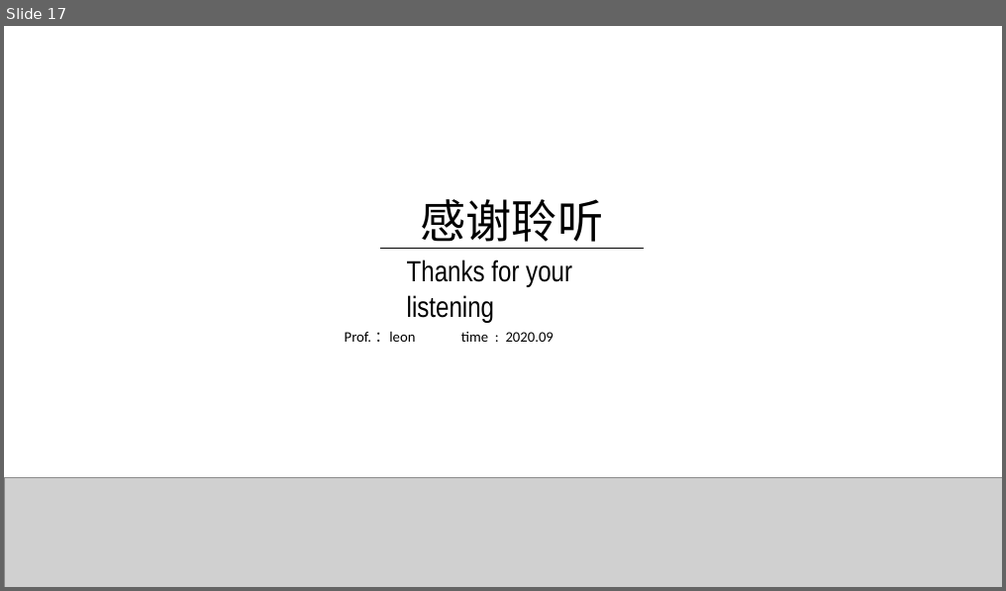
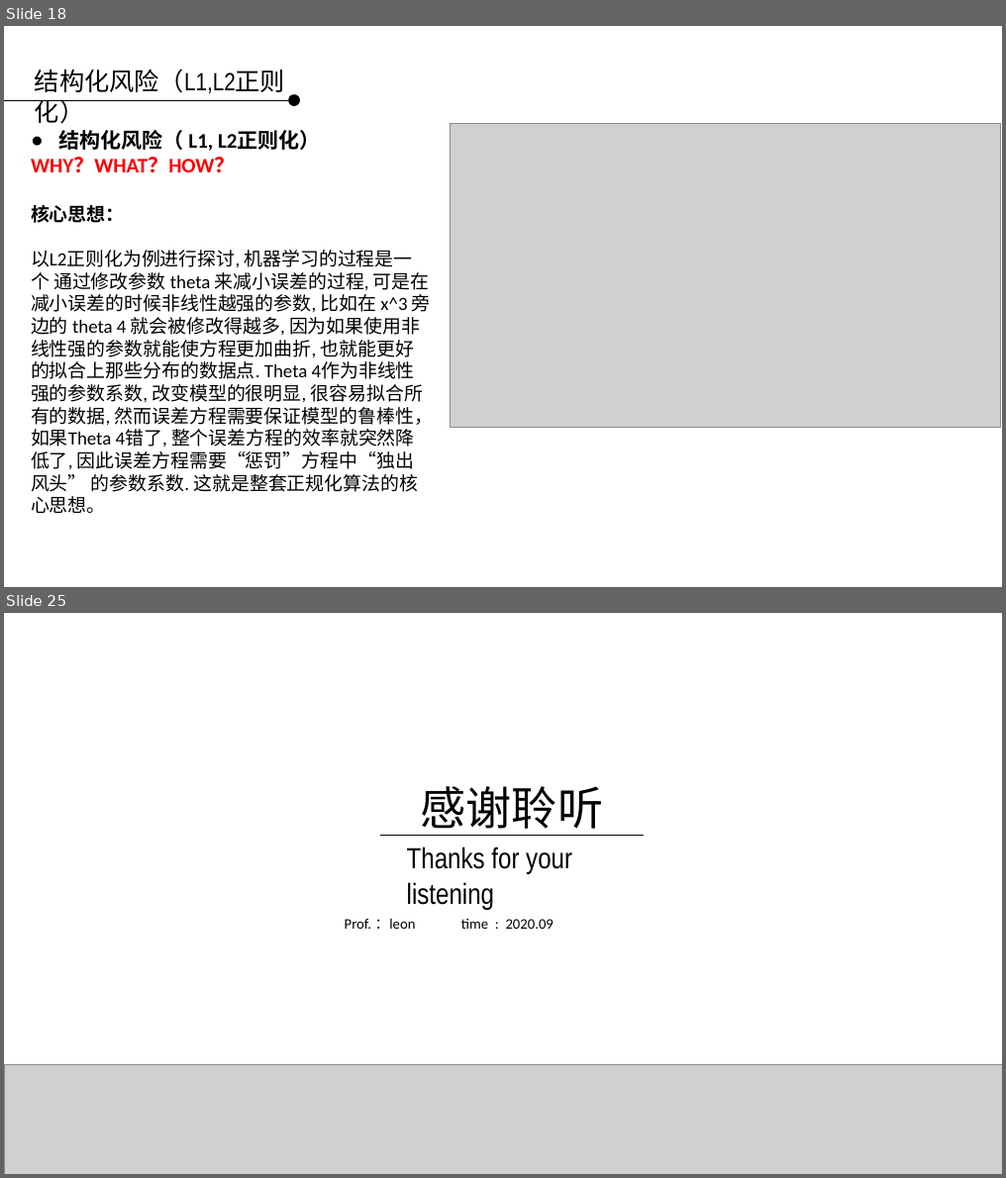
Before and after one commit to applepip/Big_Data, a slide deck: 产品大数据分析与建模/大数据分析与建模 - 函数与概念 第二-2讲 - 补充.pptx. Shown one above the other, each under a label of ours: slide 17 before the commit, slides 18 and 25 after it; the slides between them are not shown. The pictures are 1006x591 and 1006x1178 pixels, drawn with LibreOffice and Linux fonts; fonts in the diff are those of the drawing; grey boxes stand for pictures; background and template pictures are left out. Boxes give left, top, right and bottom in pixels: in the first picture for what was removed or moved away, otherwise in the second. Text is boxed around its words. In the diff, an @@ line names an element or a change of style, - is before the commit and + after.

```diff
--- a/产品大数据分析与建模/大数据分析与建模 - 函数与概念 第二-2讲 - 补充.pptx
+++ b/产品大数据分析与建模/大数据分析与建模 - 函数与概念 第二-2讲 - 补充.pptx
@@ slide 18 added at (4,26,1002,587), background picture (left out) @@
@@ text added at (35,69,285,94), 24 pt, text #000000 @@
+结构化风险（L1,L2正则化）
@@ line added from (4, 100) to (288, 100), #000000 0.75 pt @@
@@ ellipse added at (288,95,300,107), fill #000000 @@
@@ text added at (31,130,433,514), 18 pt, text #000000 @@
+● 结构化风险（ L1, L2正则化）
+WHY？WHAT？HOW？
+核心思想：
+以L2正则化为例进行探讨, 机器学习的过程是一个 通过修改参数 theta 来减小误差的过程, 可是在减小误差的时候非线性越强的参数, 比如在 x^3 旁边的 theta 4 就会被修改得越多, 因为如果使用非线性强的参数就能使方程更加曲折, 也就能更好的拟合上那些分布的数据点. Theta 4作为非线性强的参数系数, 改变模型的很明显, 很容易拟合所有的数据, 然而误差方程需要保证模型的鲁棒性，如果Theta 4错了, 整个误差方程的效率就突然降低了, 因此误差方程需要“惩罚”方程中“独出风头” 的参数系数. 这就是整套正规化算法的核心思想。
@@ picture added at (450,124,1000,427) @@
@@ what was slide 17 is now slide 25 @@
```
Also in this commit, not shown: 2 slides changed, 7 other slides added.
